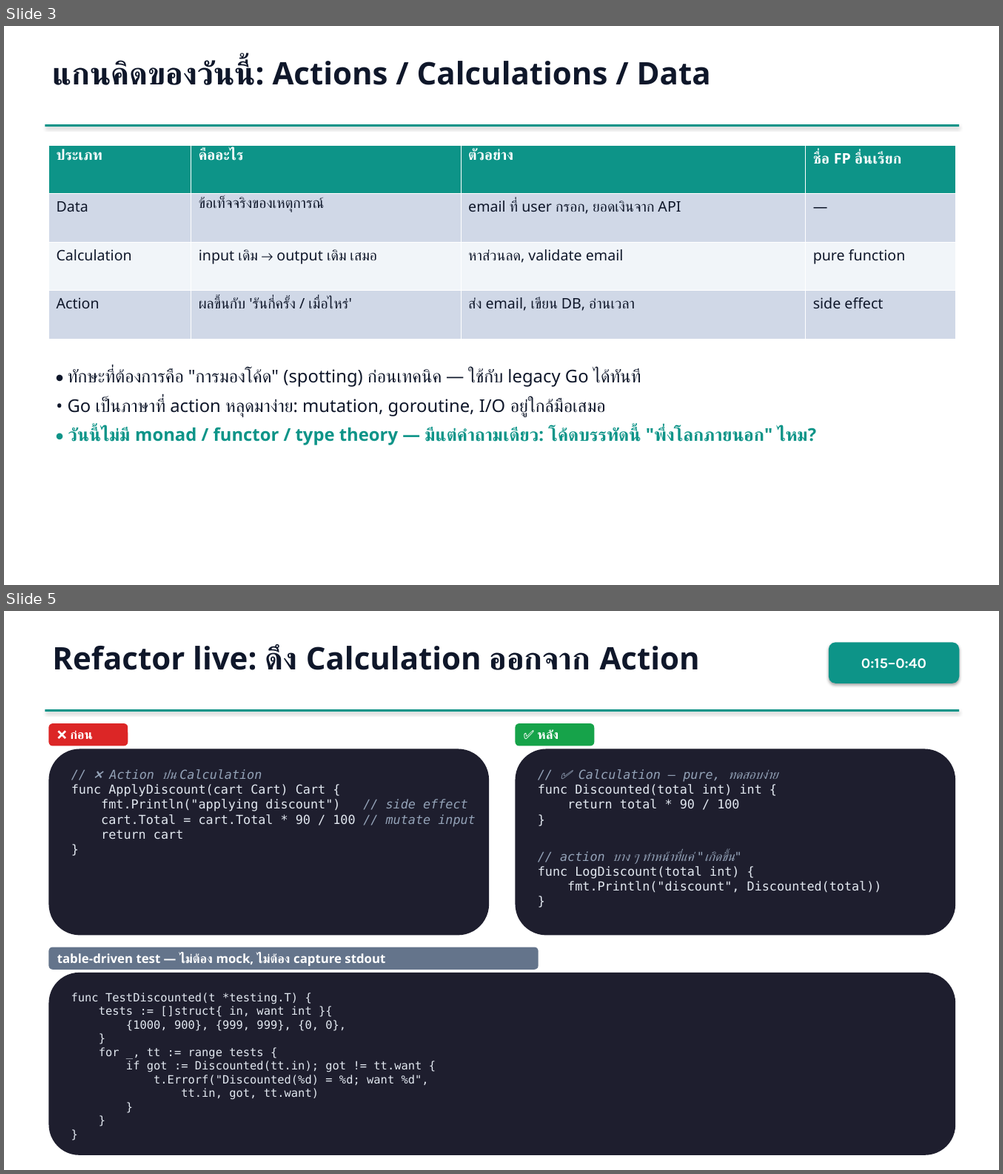
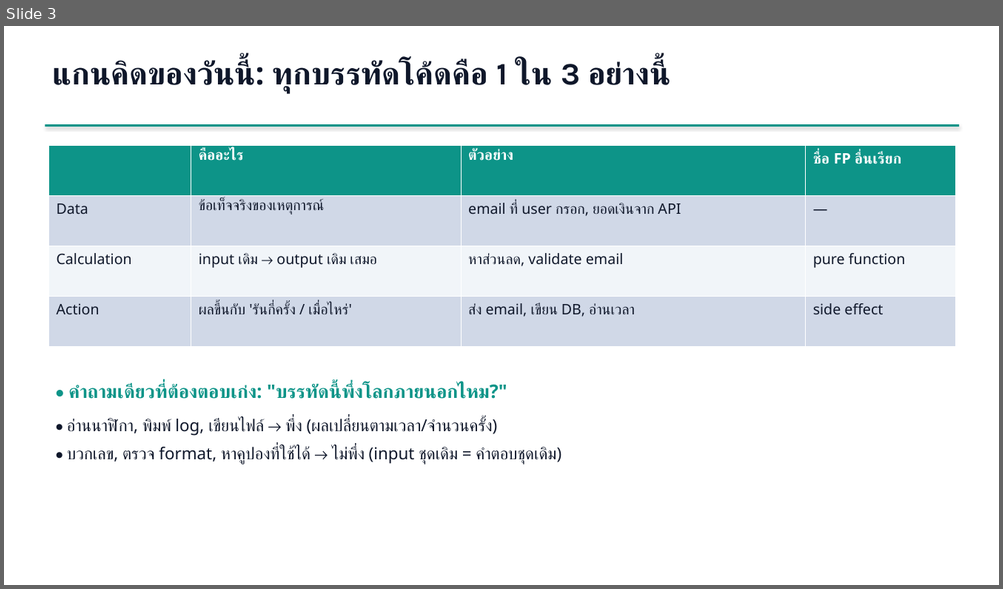
Before and after one commit to iporsut/go-fp, a slide deck: slides/fp-in-go-workshop.pptx. Shown one above the other, each under a label of ours: slides 3 and 5 before the commit, slide 3 after it; the slides between them are not shown. The pictures are 1003x1174 and 1003x589 pixels, drawn with LibreOffice and Linux fonts; fonts in the diff are those of the drawing. Boxes give left, top, right and bottom in pixels: in the first picture for what was removed or moved away, otherwise in the second. Text is boxed around its words. In the diff, an @@ line names an element or a change of style, - is before the commit and + after.

```diff
--- a/slides/fp-in-go-workshop.pptx
+++ b/slides/fp-in-go-workshop.pptx
@@ slide 5 removed at box(4, 611, 999, 1170), background #FFFFFF @@
@@ text removed at box(52, 645, 700, 670) @@
-Refactor live: ดึง Calculation ออกจาก Action
@@ rounded rectangle removed at box(828, 642, 959, 684) @@
-0:15–0:40
@@ rectangle removed at box(45, 709, 959, 712) @@
@@ rounded rectangle removed at box(48, 723, 128, 746) @@
-❌ ก่อน
@@ rounded rectangle removed at box(515, 723, 595, 746) @@
-✅ หลัง
@@ rounded rectangle removed at box(48, 749, 489, 936) @@
-// ❌ Action ปน Calculation
-func ApplyDiscount(cart Cart) Cart {
-fmt.Println("applying discount") // side effect
-cart.Total = cart.Total * 90 / 100 // mutate input
-return cart
-}
@@ rounded rectangle removed at box(515, 749, 956, 936) @@
-// ✅ Calculation — pure, ทดสอบง่าย
-func Discounted(total int) int {
-return total * 90 / 100
-}
-// action บาง ๆ ทำหน้าที่แค่ "เกิดขึ้น"
-func LogDiscount(total int) {
-fmt.Println("discount", Discounted(total))
-}
@@ rounded rectangle removed at box(48, 948, 538, 970) @@
-table-driven test — ไม่ต้อง mock, ไม่ต้อง capture stdout
@@ rounded rectangle removed at box(48, 973, 956, 1156) @@
-func TestDiscounted(t *testing.T) {
-tests := []struct{ in, want int }{
-{1000, 900}, {999, 999}, {0, 0},
-}
-for _, tt := range tests {
-if got := Discounted(tt.in); got != tt.want {
-t.Errorf("Discounted(%d) = %d; want %d",
-tt.in, got, tt.want)
-}
-}
-}
@@ slide 3 changed as well @@
@@ text at box(52, 60, 664, 93): text changed @@
-แกนคิดของวันนี้: Actions / Calculations / Data
+แกนคิดของวันนี้: ทุกบรรทัดโค้ดคือ 1 ใน 3 อย่างนี้
@@ table at box(48, 145, 956, 347) @@
-row 1, column 1: ประเภท
+row 1, column 1: 
@@ text at box(67, 384, 561, 465): text changed; size 17 to 16 pt @@
-• ทักษะที่ต้องการคือ "การมองโค้ด" (spotting) ก่อนเทคนิค — ใช้กับ legacy Go ได้ทันที
-• Go เป็นภาษาที่ action หลุดมาง่าย: mutation, goroutine, I/O อยู่ใกล้มือเสมอ
-• วันนี้ไม่มี monad / functor / type theory — มีแต่คำถามเดียว: โค้ดบรรทัดนี้ "พึ่งโลกภายนอก" ไหม?
+• คำถามเดียวที่ต้องตอบเก่ง: "บรรทัดนี้พึ่งโลกภายนอกไหม?"
+• อ่านนาฬิกา, พิมพ์ log, เขียนไฟล์ → พึ่ง (ผลเปลี่ยนตามเวลา/จำนวนครั้ง)
+• บวกเลข, ตรวจ format, หาคูปองที่ใช้ได้ → ไม่พึ่ง (input ชุดเดิม = คำตอบชุดเดิม)
```
Also in this commit, not shown: 8 other slides changed, 8 slides added, 4 other slides removed, 19 other files.
